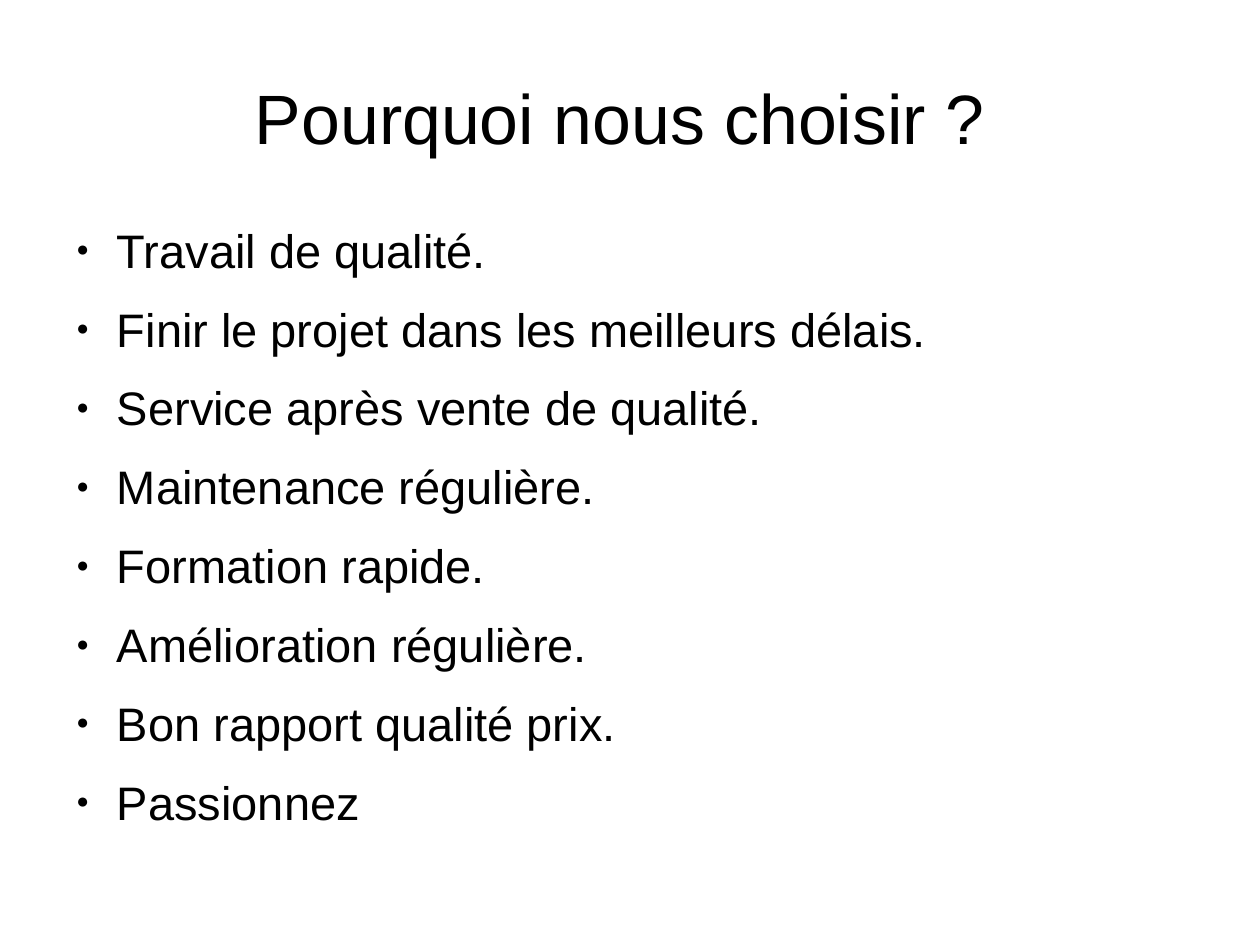
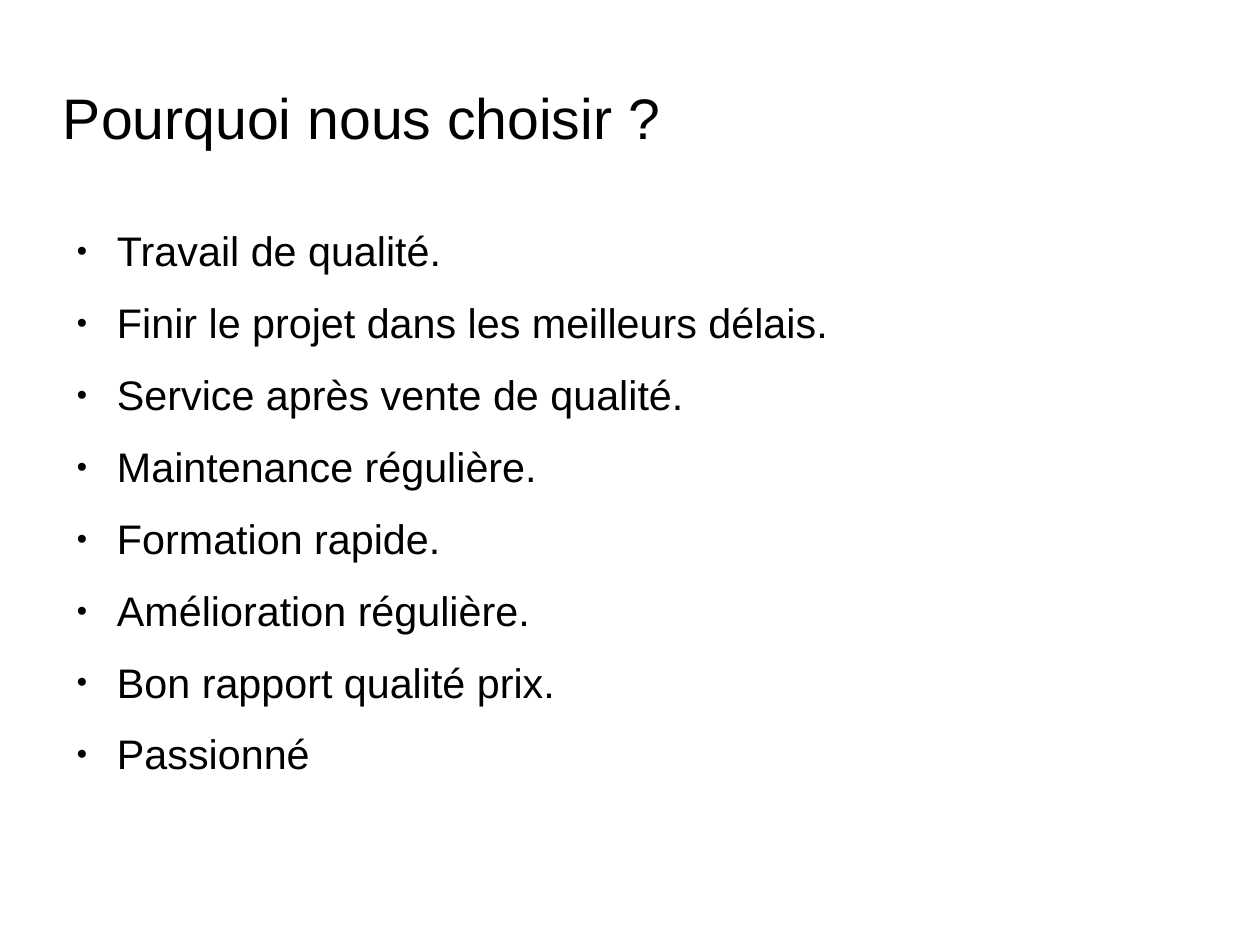
Before and after one commit to SLedoeuff/Hollow-Matrix, a slide deck: slide 9 of DiapoProjetSIE.odp (slide 8 before the commit). Drawn at 1260x945 pixels with LibreOffice and Linux fonts; fonts in the diff are those of the drawing; background and template pictures are left out. Boxes give left, top, right and bottom in pixels: in the first picture for what was removed or moved away, otherwise in the second. Text is boxed around its words. In the diff, an @@ line names an element or a change of style, - is before the commit and + after.

```diff
--- a/DiapoProjetSIE.odp
+++ b/DiapoProjetSIE.odp
@@ title "Pourquoi nous choisir ?": place and size @@
-title "Pourquoi nous choisir ?" at (255,93,926,157)
+title "Pourquoi nous choisir ?" at (63,97,612,150)
@@ title "Pourquoi nous choisir ?" at (63,97,612,150): size 44 to 36 pt; alignment centre to left @@
@@ text at (117,235,827,706): size 29.6 to 26 pt @@
@@ text at (117,738,310,770): text changed; size 29.6 to 26 pt @@
-● Passionnez
+● Passionné
```
Also in this commit, not shown: 6 other slides changed, 2 slides added, 1 slide removed.
